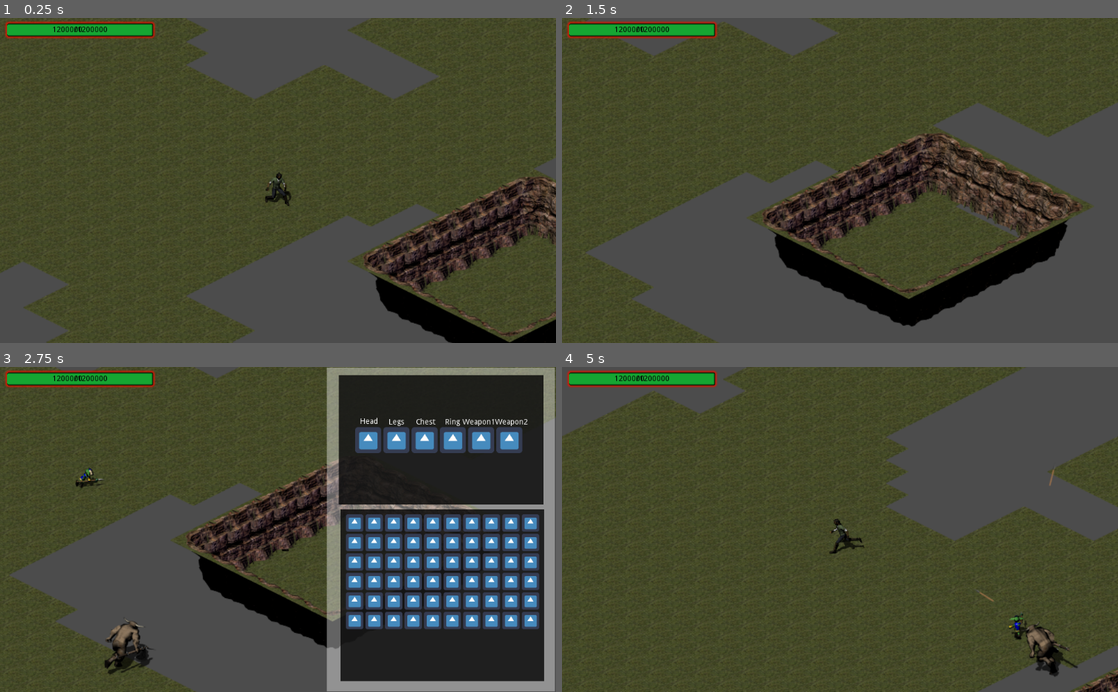
Above: before the commit, frames 1-4 (two rows, left to right).
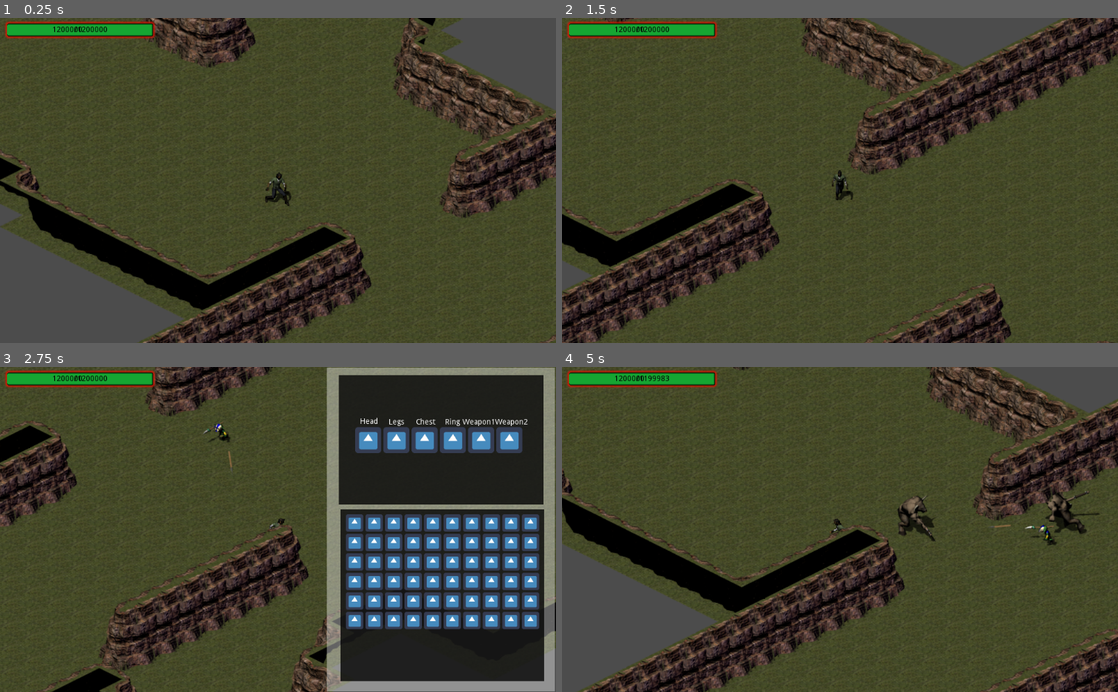
Above: after the commit, the same moments.

Repository: bluewolf44/2021_DTE_Project
Game: Godot game, scene res://Scenes/World.tscn
The game is run twice, just before and just after one commit, with the same random seed, the same clock (stepped at 60 frames per second) and the same inputs. The engine's default icon, where the game draws it, is replaced by a stand-in: a white triangle on a blue panel in a dark square.
Inputs (mouse positions are in pixels of both pictures, inside the frame that each line leads up to):
- Up to frame 1 (0.25 s): no input
- Up to frame 2 (1.5 s): tap Enter at 0.5 s; move the mouse to (962, 164) at 0.52 s; hold D (Move_Right) 0.53-1.28 s; tap E (E) at 0.6, 1.35 s; move the mouse to (728, 196) at 1.27 s; hold S (Move_Down) from 1.28 s (still down)
- Up to frame 3 (2.75 s): move the mouse to (333, 458) at 2.02 s; release S (Move_Down) at 2.03 s; hold D (Move_Right) from 2.03 s (still down); click (333, 458) at 2.1 s; tap E (E) at 2.3 s
- Up to frame 4 (5 s): move the mouse to (812, 594) at 2.77 s; release D (Move_Right) at 2.78 s; hold W (Move_Up) 2.78-3.53 s; tap Q (Q) at 2.85 s; tap E (E) at 3.05, 3.8, 4.35 s; move the mouse to (1006, 578) at 3.52 s; hold A (Move_Left) from 3.53 s (still down); right-click (1006, 578) at 3.6 s; move the mouse to (673, 480) at 4.27 s

The runs differ from the first frame. In frame 1, 41% of the frame differs, in the area x 0-100%, y 0-100%; in frame 2, 55%; in frame 3, 29%; in frame 4, 38%.

Commit message:
add enemy nav/wall generation

Diff:
--- a/Project/Resoures/Goblin.tres
+++ b/Project/Resoures/Goblin.tres
@@ -19,7 +19,7 @@
 [resource]
 script = ExtResource( 1 )
 name = "Goblin"
-health = 60
+health = 50
 speed = 100
 distance = 200
 attack_speed = 1.0
--- a/Project/Scenes/Enemys.tscn
+++ b/Project/Scenes/Enemys.tscn
@@ -520,7 +520,7 @@
 texture = ExtResource( 1 )
 hframes = 24
 vframes = 8
-frame = 154
+frame = 149
 __meta__ = {
 "_edit_lock_": true
 }
--- a/Project/Scenes/Enemys/Minotaur.tscn
+++ b/Project/Scenes/Enemys/Minotaur.tscn
@@ -522,7 +522,7 @@
 texture = ExtResource( 1 )
 hframes = 24
 vframes = 8
-frame = 148
+frame = 155
 __meta__ = {
 "_edit_lock_": true
 }
--- a/Project/Scenes/World.tscn
+++ b/Project/Scenes/World.tscn
@@ -6,6 +6,10 @@
 
 [sub_resource type="NavigationPolygon" id=1]
 vertices = PoolVector2Array( 0, 16, 32, 32, 64, 16, 32, 0 )
+polygons = [ PoolIntArray( 0, 1, 2, 3 ) ]
+
+[sub_resource type="NavigationPolygon" id=14]
+vertices = PoolVector2Array( 32, 0, 64, 16, 32, 32, 0, 16 )
 polygons = [ PoolIntArray( 0, 1, 2, 3 ) ]
 
 [sub_resource type="TileSet" id=2]
@@ -24,12 +28,72 @@
 0/shape_one_way_margin = 0.0
 0/shapes = [  ]
 0/z_index = 0
+1/name = "grassland_tiles.png 1"
+1/texture = ExtResource( 3 )
+1/tex_offset = Vector2( 0, 0 )
+1/modulate = Color( 1, 1, 1, 1 )
+1/region = Rect2( 0, 32, 64, 32 )
+1/tile_mode = 0
+1/occluder_offset = Vector2( 0, 0 )
+1/navigation_offset = Vector2( 0, 0 )
+1/navigation = SubResource( 14 )
+1/shape_offset = Vector2( 0, 0 )
+1/shape_transform = Transform2D( 1, 0, 0, 1, 0, 0 )
+1/shape_one_way = false
+1/shape_one_way_margin = 0.0
+1/shapes = [  ]
+1/z_index = 0
+
+[sub_resource type="NavigationPolygon" id=15]
+vertices = PoolVector2Array( 32, 32, 64, 16, 32, 0, 0, 16 )
+polygons = [ PoolIntArray( 0, 1, 2, 3 ) ]
+
+[sub_resource type="TileSet" id=16]
+0/name = "grassland_tiles.png 0"
+0/texture = ExtResource( 3 )
+0/tex_offset = Vector2( 0, 0 )
+0/modulate = Color( 1, 1, 1, 1 )
+0/region = Rect2( 880, 864, 64, 32 )
+0/tile_mode = 0
+0/occluder_offset = Vector2( 0, 0 )
+0/navigation_offset = Vector2( 0, 0 )
+0/navigation = SubResource( 15 )
+0/shape_offset = Vector2( 0, 0 )
+0/shape_transform = Transform2D( 1, 0, 0, 1, 0, 0 )
+0/shape_one_way = false
+0/shape_one_way_margin = 0.0
+0/shapes = [  ]
+0/z_index = 0
+
+[sub_resource type="ConvexPolygonShape2D" id=13]
+points = PoolVector2Array( 64, 80, 32, 96, 0, 80, 64, 80 )
+
+[sub_resource type="ConvexPolygonShape2D" id=8]
+points = PoolVector2Array( 64, 80, 0, 80, 16, 64, 48, 64 )
+
+[sub_resource type="ConvexPolygonShape2D" id=9]
+points = PoolVector2Array( 32, 96, 16, 96, 16, 64, 32, 64 )
+
+[sub_resource type="ConvexPolygonShape2D" id=10]
+points = PoolVector2Array( 48, 96, 32, 96, 32, 64, 48, 64 )
 
 [sub_resource type="ConvexPolygonShape2D" id=3]
 points = PoolVector2Array( 32, 96, 32, 96, 32, 80, 64, 80 )
 
 [sub_resource type="ConvexPolygonShape2D" id=4]
 points = PoolVector2Array( 32, 80, 32, 96, 0, 80, 0, 80 )
+
+[sub_resource type="ConvexPolygonShape2D" id=12]
+points = PoolVector2Array( 48, 96, 16, 96, 16, 80, 48, 80 )
+
+[sub_resource type="ConvexPolygonShape2D" id=7]
+points = PoolVector2Array( 64, 80, 32, 80, 32, 64, 32, 64 )
+
+[sub_resource type="ConvexPolygonShape2D" id=6]
+points = PoolVector2Array( 32, 80, 16, 80, 0, 80, 32, 64 )
+
+[sub_resource type="ConvexPolygonShape2D" id=11]
+points = PoolVector2Array( 48, 80, 16, 80, 16, 64, 48, 64 )
 
 [sub_resource type="TileSet" id=5]
 3/name = "grassland_tiles.png 3"
@@ -84,9 +148,16 @@
 5/navigation_offset = Vector2( 0, 0 )
 5/shape_offset = Vector2( 0, 0 )
 5/shape_transform = Transform2D( 1, 0, 0, 1, 0, 0 )
+5/shape = SubResource( 12 )
 5/shape_one_way = false
-5/shape_one_way_margin = 0.0
-5/shapes = [  ]
+5/shape_one_way_margin = 1.0
+5/shapes = [ {
+"autotile_coord": Vector2( 0, 0 ),
+"one_way": false,
+"one_way_margin": 1.0,
+"shape": SubResource( 12 ),
+"shape_transform": Transform2D( 1, 0, 0, 1, 0, 0 )
+} ]
 5/z_index = 0
 6/name = "grassland_tiles.png 6"
 6/texture = ExtResource( 3 )
@@ -112,9 +183,16 @@
 7/navigation_offset = Vector2( 0, 0 )
 7/shape_offset = Vector2( 0, 0 )
 7/shape_transform = Transform2D( 1, 0, 0, 1, 0, 0 )
+7/shape = SubResource( 7 )
 7/shape_one_way = false
-7/shape_one_way_margin = 0.0
-7/shapes = [  ]
+7/shape_one_way_margin = 1.0
+7/shapes = [ {
+"autotile_coord": Vector2( 0, 0 ),
+"one_way": false,
+"one_way_margin": 1.0,
+"shape": SubResource( 7 ),
+"shape_transform": Transform2D( 1, 0, 0, 1, 0, 0 )
+} ]
 7/z_index = 0
 8/name = "grassland_tiles.png 8"
 8/texture = ExtResource( 3 )
@@ -126,9 +204,16 @@
 8/navigation_offset = Vector2( 0, 0 )
 8/shape_offset = Vector2( 0, 0 )
 8/shape_transform = Transform2D( 1, 0, 0, 1, 0, 0 )
+8/shape = SubResource( 6 )
 8/shape_one_way = false
-8/shape_one_way_margin = 0.0
-8/shapes = [  ]
+8/shape_one_way_margin = 1.0
+8/shapes = [ {
+"autotile_coord": Vector2( 0, 0 ),
+"one_way": false,
+"one_way_margin": 1.0,
+"shape": SubResource( 6 ),
+"shape_transform": Transform2D( 1, 0, 0, 1, 0, 0 )
+} ]
 8/z_index = 0
 9/name = "grassland_tiles.png 9"
 9/texture = ExtResource( 3 )
@@ -140,9 +225,16 @@
 9/navigation_offset = Vector2( 0, 0 )
 9/shape_offset = Vector2( 0, 0 )
 9/shape_transform = Transform2D( 1, 0, 0, 1, 0, 0 )
+9/shape = SubResource( 11 )
 9/shape_one_way = false
-9/shape_one_way_margin = 0.0
-9/shapes = [  ]
+9/shape_one_way_margin = 1.0
+9/shapes = [ {
+"autotile_coord": Vector2( 0, 0 ),
+"one_way": false,
+"one_way_margin": 1.0,
+"shape": SubResource( 11 ),
+"shape_transform": Transform2D( 1, 0, 0, 1, 0, 0 )
+} ]
 9/z_index = 0
 10/name = "grassland_tiles.png 10"
 10/texture = ExtResource( 3 )
@@ -168,9 +260,16 @@
 11/navigation_offset = Vector2( 0, 0 )
 11/shape_offset = Vector2( 0, 0 )
 11/shape_transform = Transform2D( 1, 0, 0, 1, 0, 0 )
+11/shape = SubResource( 13 )
 11/shape_one_way = false
-11/shape_one_way_margin = 0.0
-11/shapes = [  ]
+11/shape_one_way_margin = 1.0
+11/shapes = [ {
+"autotile_coord": Vector2( 0, 0 ),
+"one_way": false,
+"one_way_margin": 1.0,
+"shape": SubResource( 13 ),
+"shape_transform": Transform2D( 1, 0, 0, 1, 0, 0 )
+} ]
 11/z_index = 0
 12/name = "grassland_tiles.png 12"
 12/texture = ExtResource( 3 )
@@ -182,10 +281,59 @@
 12/navigation_offset = Vector2( 0, 0 )
 12/shape_offset = Vector2( 0, 0 )
 12/shape_transform = Transform2D( 1, 0, 0, 1, 0, 0 )
+12/shape = SubResource( 8 )
 12/shape_one_way = false
-12/shape_one_way_margin = 0.0
-12/shapes = [  ]
+12/shape_one_way_margin = 1.0
+12/shapes = [ {
+"autotile_coord": Vector2( 0, 0 ),
+"one_way": false,
+"one_way_margin": 1.0,
+"shape": SubResource( 8 ),
+"shape_transform": Transform2D( 1, 0, 0, 1, 0, 0 )
+} ]
 12/z_index = 0
+13/name = "grassland_tiles.png 13"
+13/texture = ExtResource( 3 )
+13/tex_offset = Vector2( 0, 0 )
+13/modulate = Color( 1, 1, 1, 1 )
+13/region = Rect2( 192, 160, 64, 96 )
+13/tile_mode = 0
+13/occluder_offset = Vector2( 0, 0 )
+13/navigation_offset = Vector2( 0, 0 )
+13/shape_offset = Vector2( 0, 0 )
+13/shape_transform = Transform2D( 1, 0, 0, 1, 0, 0 )
+13/shape = SubResource( 9 )
+13/shape_one_way = false
+13/shape_one_way_margin = 1.0
+13/shapes = [ {
+"autotile_coord": Vector2( 0, 0 ),
+"one_way": false,
+"one_way_margin": 1.0,
+"shape": SubResource( 9 ),
+"shape_transform": Transform2D( 1, 0, 0, 1, 0, 0 )
+} ]
+13/z_index = 0
+14/name = "grassland_tiles.png 14"
+14/texture = ExtResource( 3 )
+14/tex_offset = Vector2( 0, 0 )
+14/modulate = Color( 1, 1, 1, 1 )
+14/region = Rect2( 64, 160, 64, 96 )
+14/tile_mode = 0
+14/occluder_offset = Vector2( 0, 0 )
+14/navigation_offset = Vector2( 0, 0 )
+14/shape_offset = Vector2( 0, 0 )
+14/shape_transform = Transform2D( 1, 0, 0, 1, 0, 0 )
+14/shape = SubResource( 10 )
+14/shape_one_way = false
+14/shape_one_way_margin = 1.0
+14/shapes = [ {
+"autotile_coord": Vector2( 0, 0 ),
+"one_way": false,
+"one_way_margin": 1.0,
+"shape": SubResource( 10 ),
+"shape_transform": Transform2D( 1, 0, 0, 1, 0, 0 )
+} ]
+14/z_index = 0
 
 [node name="World" type="Node"]
 script = ExtResource( 2 )
@@ -195,9 +343,24 @@
 tile_set = SubResource( 2 )
 cell_size = Vector2( 64, 32 )
 format = 1
-tile_data = PoolIntArray( -327661, 0, 0, -262137, 0, 0, -262136, 0, 0, -262126, 0, 0, -196601, 0, 0, -196600, 0, 0, -196599, 0, 0, -196598, 0, 0, -196597, 0, 0, -196596, 0, 0, -131065, 0, 0, -131064, 0, 0, -131063, 0, 0, -131062, 0, 0, -131061, 0, 0, -131060, 0, 0, -65529, 0, 0, -65528, 0, 0, -65527, 0, 0, -65526, 0, 0, -65525, 0, 0, -65524, 0, 0, 7, 0, 0, 8, 0, 0, 9, 0, 0, 10, 0, 0, 11, 0, 0, 12, 0, 0, 65543, 0, 0, 65544, 0, 0, 65545, 0, 0, 65546, 0, 0, 65547, 0, 0, 65548, 0, 0, 131080, 0, 0, 131081, 0, 0, 131082, 0, 0, 131083, 0, 0, 131084, 0, 0 )
+
+[node name="Nav" type="Navigation2D" parent="."]
+
+[node name="Title" type="TileMap" parent="Nav"]
+mode = 1
+tile_set = SubResource( 16 )
+cell_size = Vector2( 64, 32 )
+format = 1
 
 [node name="Player" parent="." instance=ExtResource( 1 )]
+
+[node name="Drop_items" type="Node" parent="."]
+
+[node name="Enemys" type="Node" parent="."]
+
+[node name="Projectiles" type="Node" parent="."]
+
+[node name="Text" type="Node" parent="."]
 
 [node name="Wall" type="TileMap" parent="."]
 mode = 1
@@ -205,15 +368,6 @@
 cell_size = Vector2( 64, 32 )
 show_collision = true
 format = 1
-tile_data = PoolIntArray( -524272, 5, 0, -524271, 4, 0, -458737, 5, 0, -458736, 11, 0, -458734, 8, 0, -393211, 5, 0, -393210, 4, 0, -393209, 4, 0, -393208, 4, 0, -393207, 4, 0, -393206, 4, 0, -393205, 10, 0, -393201, 3, 0, -393199, 12, 0, -327675, 3, 0, -327669, 8, 0, -327664, 7, 0, -262139, 3, 0, -262133, 8, 0, -196603, 3, 0, -196597, 8, 0, -131067, 3, 0, -131061, 8, 0, -65531, 3, 0, -65525, 8, 0, 5, 3, 0, 11, 8, 0, 65541, 6, 0, 65542, 7, 0, 65543, 7, 0, 65544, 7, 0, 65545, 7, 0, 65546, 7, 0, 65547, 9, 0 )
-
-[node name="Drop_items" type="Node" parent="."]
-
-[node name="Enemys" type="Node" parent="."]
-
-[node name="Projectiles" type="Node" parent="."]
-
-[node name="Text" type="Node" parent="."]
 
 [node name="Timer" type="Timer" parent="."]
 autostart = true
--- a/Project/Scripts/Enemys.gd
+++ b/Project/Scripts/Enemys.gd
@@ -1,6 +1,7 @@
 extends KinematicBody2D
 
 onready var player = get_parent().get_parent().get_node("Player")
+onready var nav = get_parent().get_parent().get_node("Nav")
 var type = "Enemy"
 
 export(Resource) var monster_data
@@ -20,10 +21,10 @@
 	if position.distance_to(player.position) <= monster_data.distance and not action:
 		start_attack()
 	elif position.distance_to(player.position) < 600 and not action:
-		var move = (player.position-position).normalized()
+		var move = (nav.get_simple_path(position,player.position)[1]-position).normalized()
+		move_and_collide(move*speed*delta)
 		travel("Run")
-		$AnimationTree.set("parameters/Run/blend_position",move)
-		move_and_collide(move*delta*speed)
+		$AnimationTree.set("parameters/Run/blend_position",(player.position-position).normalized())
 
 func interact(effects):
 	if can_get_hit:
--- a/Project/Scripts/World.gd
+++ b/Project/Scripts/World.gd
@@ -9,6 +9,9 @@
 
 func _on_Timer_timeout():
 	var enemy_instance = load("res://Scenes/Enemys/"+enemy_scenes[randi()%2]+".tscn").instance()
+	var pos = Vector2(500-randi() % 1000,500-randi() % 1000)
+	while $Floor.get_cellv(pos) != -1:
+		pos = Vector2(500-randi() % 1000,500-randi() % 1000)
 	enemy_instance.position = Vector2(500-randi() % 1000,500-randi() % 1000)
 	$Enemys.add_child(enemy_instance)
 
@@ -32,7 +35,6 @@
 func create_world():
 	var star = AStar2D.new()
 	var point_to_astar = {}
-	#var astar_to_point = {}
 	var max_area = Vector2(50,50)
 
 	var id = 0
@@ -50,13 +52,12 @@
 
 	var main_points = []
 	for r in range(20):
-		var pos
-		while true:
+		var pos = Vector2(0,0)
+		while  $Floor.get_cellv(pos) != -1:
 			pos = Vector2(randi() % int((max_area.x*2))-max_area.x,randi() % int((max_area.y*2))-max_area.y)
-			if $Floor.get_cellv(pos) == -1:
-				break
 		main_points.append(pos)
 		$Floor.set_cellv(pos,0)
+		$Nav/Title.set_cellv(pos,0)
 		var size = Vector2(randi()%4+4,randi()%4+4)
 		for x in range(size.x):
 			for y in range(size.y):
@@ -65,13 +66,29 @@
 				$Floor.set_cellv(pos+Vector2(-x,y),0)
 				$Floor.set_cellv(pos+Vector2(x,-y),0)
 
+				$Nav/Title.set_cellv(pos+Vector2(x,y),0)
+				$Nav/Title.set_cellv(pos+Vector2(-x,-y),0)
+				$Nav/Title.set_cellv(pos+Vector2(-x,y),0)
+				$Nav/Title.set_cellv(pos+Vector2(x,-y),0)
 	for n in range(1,len(main_points)):
 		for path in star.get_point_path(point_to_astar[main_points[n-1]],point_to_astar[main_points[n]]):
 			for j in [Vector2(0,0),Vector2(1,0),Vector2(0,1),Vector2(-1,0),Vector2(0,-1),Vector2(1,1),Vector2(-1,1),Vector2(1,-1),Vector2(-1,-1)]:
 				$Floor.set_cellv(path+j,0)
+				$Nav/Title.set_cellv(path+j,0)
 				if j != Vector2(0,0):
 					star.connect_points(point_to_astar[path],point_to_astar[path+j],5)
 
+	for r in range(2):
+		for x in range(-(max_area.x+10),max_area.x+10):
+			for y in range(-(max_area.x+10),max_area.y+10):
+				var pos = Vector2(x,y)
+				if $Floor.get_cellv(pos) != -1:
+					continue
+				if ($Floor.get_cellv(pos + Vector2(0,1)) != -1 and $Floor.get_cellv(pos + Vector2(0,-1)) != -1) or ($Floor.get_cellv(pos + Vector2(1,0)) != -1 and $Floor.get_cellv(pos + Vector2(-1,0)) != -1):
+					$Floor.set_cellv(pos,0)
+					$Nav/Title.set_cellv(pos,0)
+
+	var all_walls = []
 	for x in range(-(max_area.x+10),max_area.x+10):
 		for y in range(-(max_area.x+10),max_area.y+10):
 			var pos = Vector2(x,y)
@@ -79,31 +96,52 @@
 				continue
 
 			var side = {"+y":false,"-y":false,"+x":false,"-x":false}
-			if $Floor.get_cellv(pos + Vector2(1,0)) == 0:
+			if $Floor.get_cellv(pos + Vector2(1,0)) != -1:
 				side["+x"] = true
-			if $Floor.get_cellv(pos + Vector2(-1,0)) == 0:
+			if $Floor.get_cellv(pos + Vector2(-1,0)) != -1:
 				side["-x"] = true
-			if $Floor.get_cellv(pos + Vector2(0,1)) == 0:
+			if $Floor.get_cellv(pos + Vector2(0,1)) != -1:
 				side["+y"] = true
-			if $Floor.get_cellv(pos + Vector2(0,-1)) == 0:
+			if $Floor.get_cellv(pos + Vector2(0,-1)) != -1:
 				side["-y"] = true
 
-			if (side["-y"] and side["+y"]) or (side["-x"] and side["+x"]):
-				$Floor.set_cellv(pos,0)
+			if side["-x"] and side["-y"]:
+				$Wall.set_cellv(pos+Vector2(-2,-2),12)
+				all_walls.append(pos)
+			elif side["+x"] and side["-y"]:
+				$Wall.set_cellv(pos+Vector2(-2,-2),13)
+				all_walls.append(pos)
+			elif side["-x"] and side["+y"]:
+				$Wall.set_cellv(pos+Vector2(-2,-2),14)
+				all_walls.append(pos)
+			elif side["+x"] and side["+y"]:
+				$Wall.set_cellv(pos+Vector2(-2,-2),11)
+				all_walls.append(pos)
+			elif side["-x"]:
+				$Wall.set_cellv(pos+Vector2(-2,-2),8)
+				all_walls.append(pos)
+			elif side["-y"]:
+				all_walls.append(pos)
+				$Wall.set_cellv(pos+Vector2(-2,-2),7)
+			elif side["+x"]:
+				all_walls.append(pos)
+				$Wall.set_cellv(pos+Vector2(-2,-2),3)
+			elif side["+y"]:
+				$Wall.set_cellv(pos+Vector2(-2,-2),4)
+				all_walls.append(pos)
 
-			elif side["-x"] and side["-y"]:
-				pass
-			elif side["+x"] and side["-y"]:
-				pass
-			elif side["-x"] and side["+y"]:
-				pass
-			elif side["+x"] and side["+y"]:
-				pass
-			elif side["-x"]:
-				pass
-			elif side["-y"]:
-				pass
-			elif side["+x"]:
-				pass
-			elif side["+y"]:
-				pass
+			elif $Floor.get_cellv(pos + Vector2(-1,-1)) != -1:
+				$Wall.set_cellv(pos+Vector2(-2,-2),9)
+				all_walls.append(pos)
+			elif $Floor.get_cellv(pos + Vector2(1,-1)) != -1:
+				$Wall.set_cellv(pos+Vector2(-2,-2),6)
+				all_walls.append(pos)
+			elif $Floor.get_cellv(pos + Vector2(-1,1)) != -1:
+				$Wall.set_cellv(pos+Vector2(-2,-2),10)
+				all_walls.append(pos)
+			elif $Floor.get_cellv(pos + Vector2(1,1)) != -1:
+				$Wall.set_cellv(pos+Vector2(-2,-2),5)
+				all_walls.append(pos)
+
+	for wall in all_walls:
+		$Floor.set_cellv(wall,0)
Not shown: 1 places in Project/Scenes/World.tscn that only renumber resources
